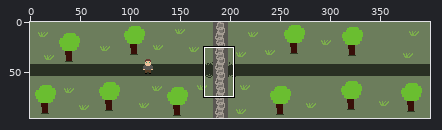
A pixel-art file gets an edit: assets/images/story_sprites.aseprite. Above: a wide view before the commit, with the close-up outlined.
Close-up. Before:
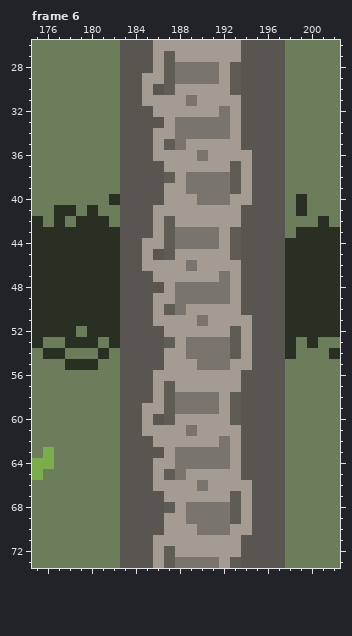
400x96 pixels, 7 frames. Colours within 5 levels of each other are drawn and written as one. Shown: frame 6: x 175..202, y 26..73. The commit also changed other frames or places, which this record leaves out.
And afterwards:
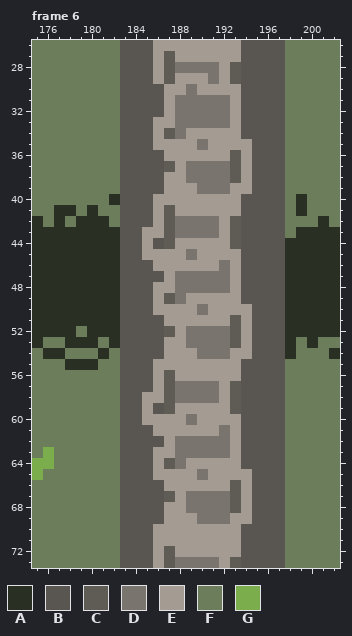
Palette (. is transparent): A #293023  B #595652  C #5f5b55  D #79746e  E #a49c93  F #6c7d5c  G #7bad4c
From the commit log: Finish main story graphics
The exact change:
--- frame 6, layer "player"
@@ x 183..196 @@
 28 BBBECDDDDECBBB
-29 BBEECDDDDECBBB
-30 BBEBCEEEEECBBB
-31 BBEEEEDEEEEBBB
-32 BBBEEEEEEDEBBB
-33 BBBBEDDDDDEBBB
-34 BBBEEDDDDDEBBB
-35 BBBECDEEEEEBBB
-36 BBBEEEEDEEEEBB
-37 BBBBEEEEEECEBB
-38 BBBBCEDDDDCEBB
-39 BBBBEEDDDDCEBB
-40 BBBBEEEDDDEEBB
-41 BBBEEEEEEEEBBB
-42 BBBECEEEEEEBBB
-43 BBBECDDDDECBBB
-44 BBEECDDDDECBBB
-45 BBEBCEEEEECBBB
-46 BBEEEEDEEEEBBB
-47 BBBEEEEEEDEBBB
-48 BBBBEDDDDDEBBB
-49 BBBEEDDDDDEBBB
-50 BBBECDEEEEEBBB
-51 BBBEEEEDEEEEBB
-52 BBBBEEEEEECEBB
-53 BBBBCEDDDDCEBB
-54 BBBBEEDDDDCEBB
-55 BBBBEEEDDDEEBB
-56 BBBEEEEEEEEBBB
-57 BBBECEEEEEEBBB
-58 BBBECDDDDECBBB
-59 BBEECDDDDECBBB
-60 BBEBCEEEEECBBB
-61 BBEEEEDEEEEBBB
-62 BBBEEEEEEDEBBB
-63 BBBBEDDDDDEBBB
-64 BBBEEDDDDDEBBB
-65 BBBECDEEEEEBBB
-66 BBBEEEEDEEEEBB
-67 BBBBEEEEEECEBB
-68 BBBBCEDDDDCEBB
-69 BBBBEEDDDDCEBB
-70 BBBBEEEDDDEEBB
+29 BBBECEEEDECBBB
+30 BBBBEEDEEEEBBB
+31 BBBBEDDDDDEBBB
+32 BBBBEDDDDDEBBB
+33 BBBEEDDDDDEBBB
+34 BBBECDEEEEEBBB
+35 BBBEEEEDEEEEBB
+36 BBBBEEEEEECEBB
+37 BBBBCEDDDDCEBB
+38 BBBBEEDDDDCEBB
+39 BBBBEEEDDDEEBB
+40 BBBEEEEEEEEBBB
+41 BBBECEEEEEEBBB
+42 BBBECDDDDECBBB
+43 BBEECDDDDECBBB
+44 BBEBCEEEEECBBB
+45 BBEEEEDEEEEBBB
+46 BBBEEEEEEDEBBB
+47 BBBBEDDDDDEBBB
+48 BBBEEDDDDDEBBB
+49 BBBECDEEEEEBBB
+50 BBBEEEEDEEEEBB
+51 BBBBEEEEEECEBB
+52 BBBBCEDDDDCEBB
+53 BBBBEEDDDDCEBB
+54 BBBBEEEDDDEEBB
+55 BBBEEEEEEEEBBB
+56 BBBECEEEEEEBBB
+57 BBBECDDDDECBBB
+58 BBEECDDDDECBBB
+59 BBEBCEEEEECBBB
+60 BBEEEEDEEEEBBB
+61 BBBEEEEEEDEBBB
+62 BBBBEDDDDDEBBB
+63 BBBEEDDDDDEBBB
+64 BBBECDEEEEEBBB
+65 BBBEEEEDEEEEBB
+66 BBBBEEEEEECEBB
+67 BBBBCEDDDDCEBB
+68 BBBBEEDDDDCEBB
+69 BBBBEEEDDDEEBB
+70 BBBEEEEEEEEBBB
 71 BBBEEEEEEEEBBB
Changed places in both close-ups, as pixel boxes (x1, y1, x2, y2):
changed: (142, 73, 252, 535)
